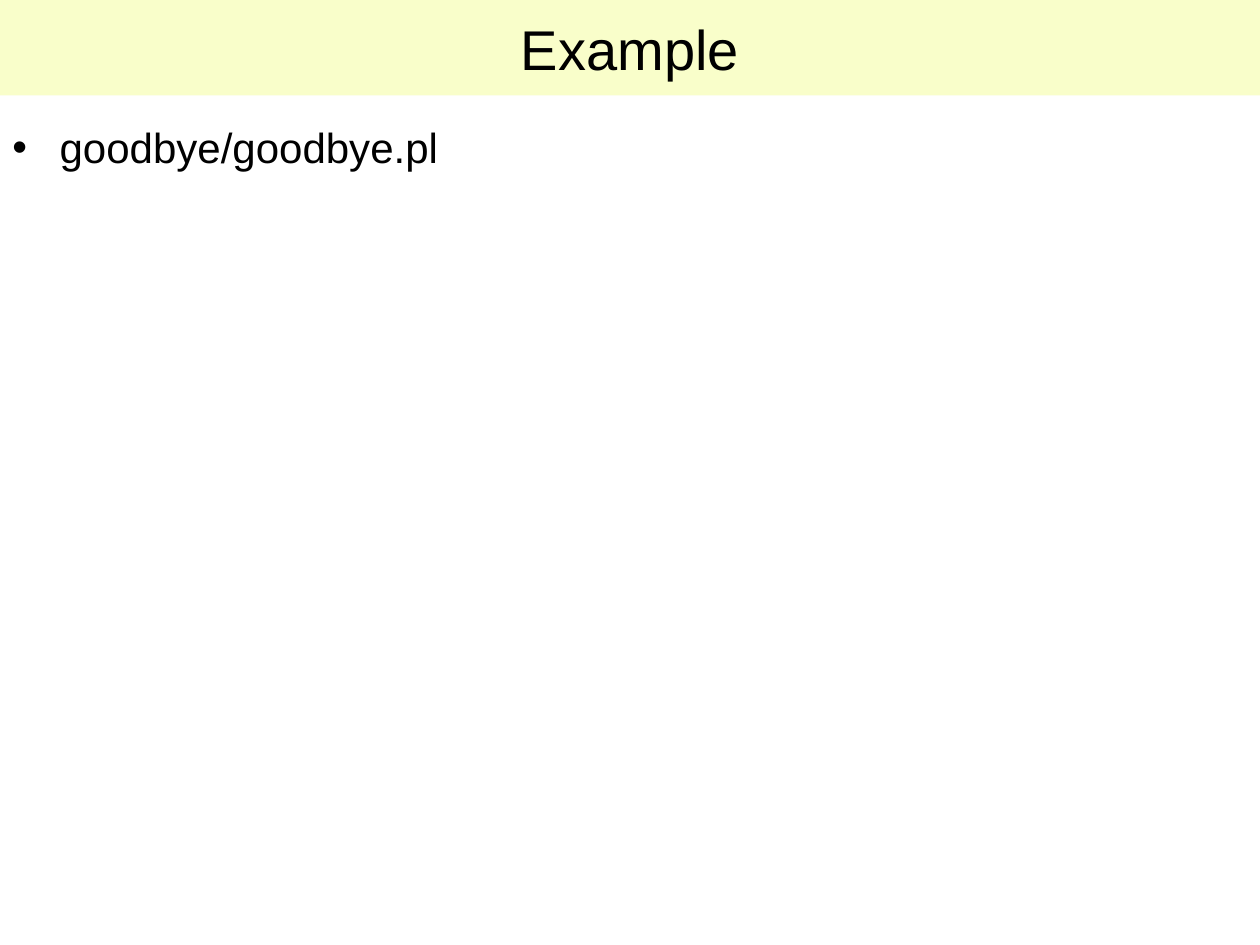
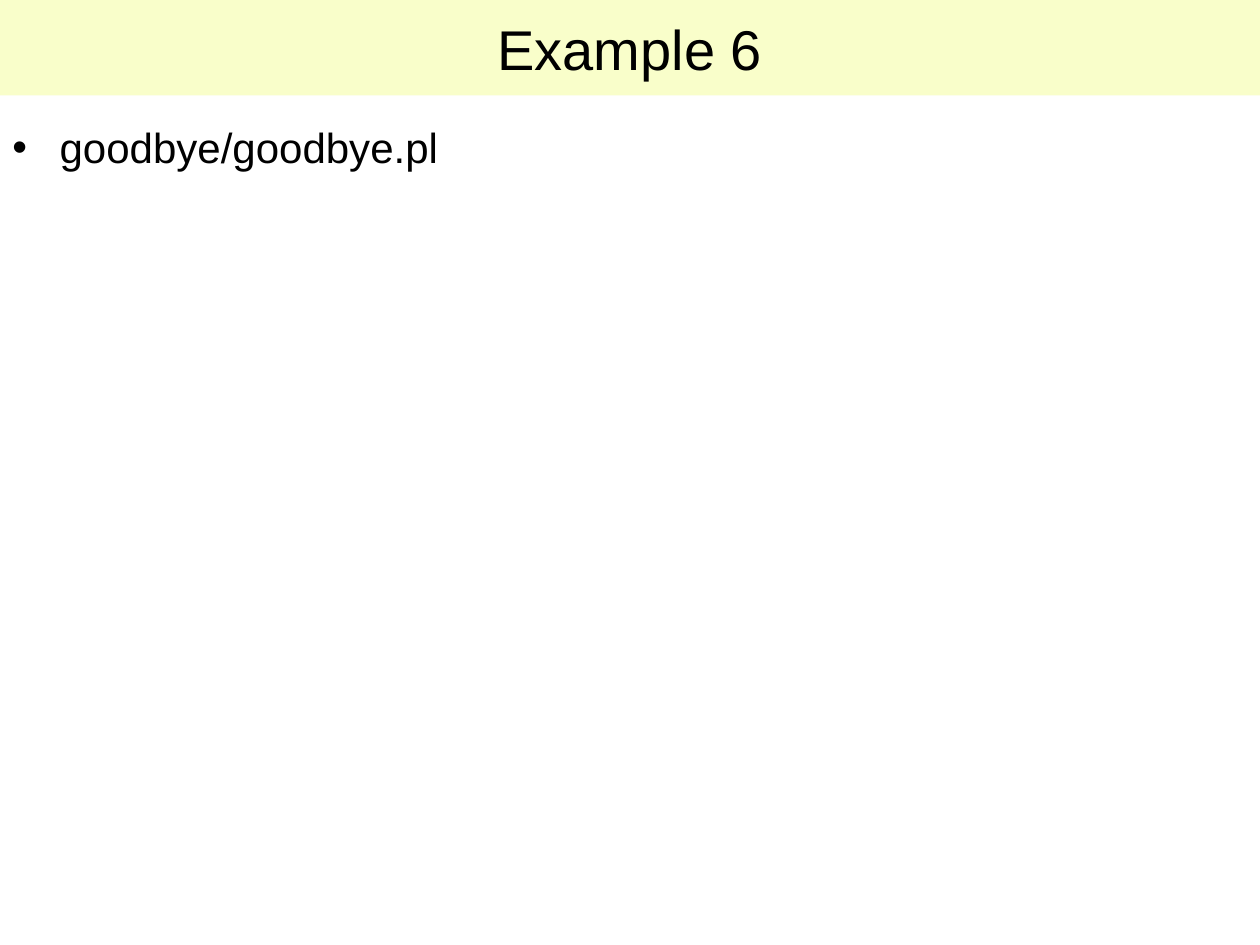
Before and after one commit to lab-measurement/Lab-Measurement, a slide deck: slide 16 of VISA/Tutorial/Talk/Lab-VISA.ppt (slide 15 before the commit). Drawn at 1260x945 pixels with LibreOffice and Linux fonts; fonts in the diff are those of the drawing. Boxes give left, top, right and bottom in pixels: in the first picture for what was removed or moved away, otherwise in the second. Text is boxed around its words. In the diff, an @@ line names an element or a change of style, - is before the commit and + after.

```diff
--- a/VISA/Tutorial/Talk/Lab-VISA.ppt
+++ b/VISA/Tutorial/Talk/Lab-VISA.ppt
@@ title at (498, 29, 762, 80): text changed @@
-Example
+Example 6
```
Also in this commit, not shown: 5 other slides changed, 1 slide added, 1 other file.
